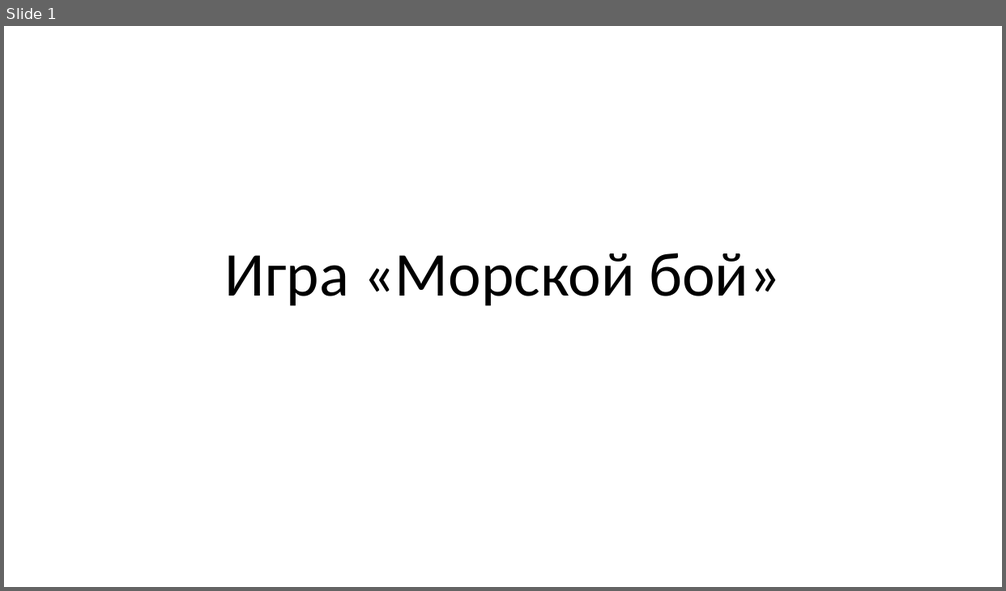
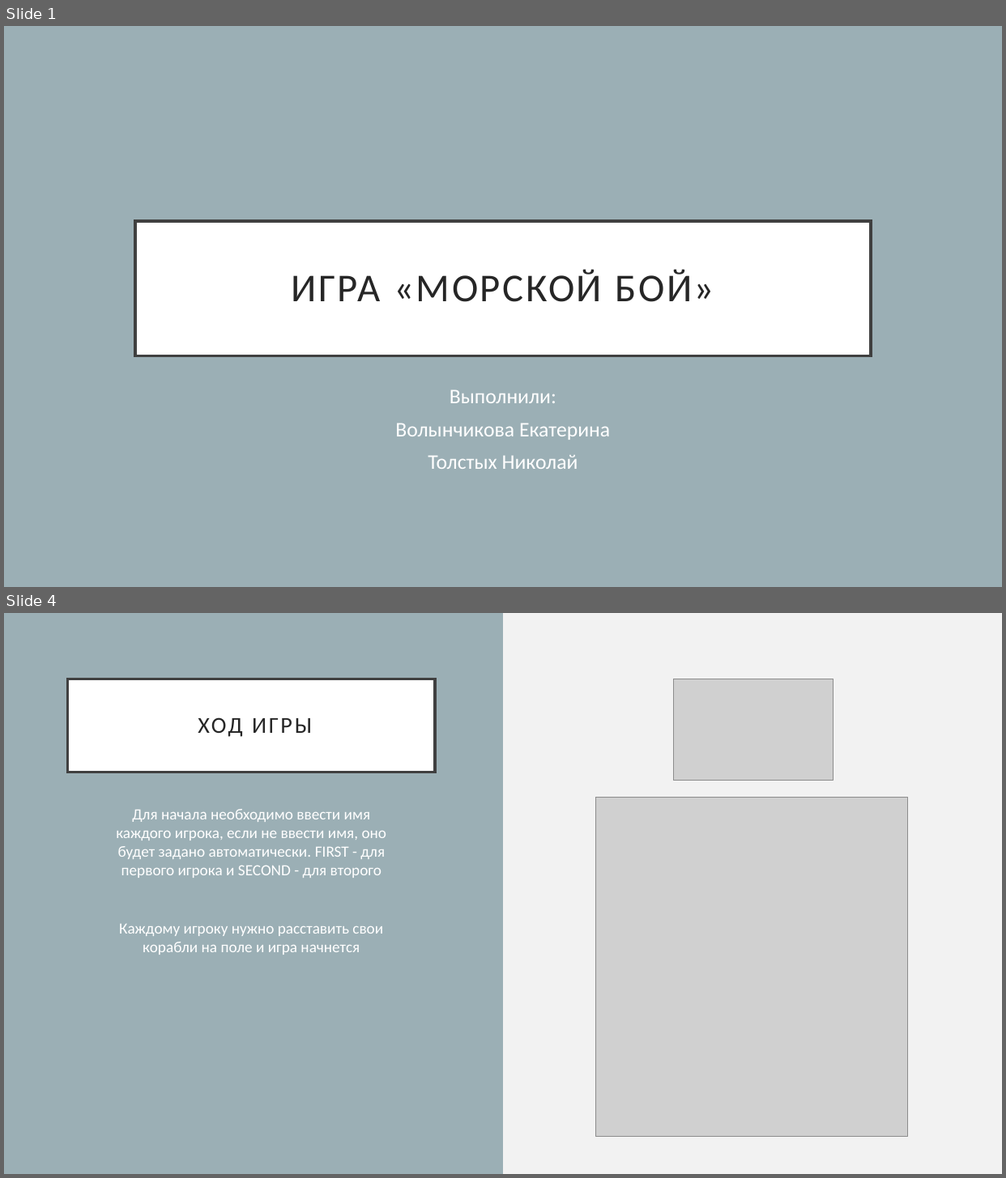
Before and after one commit to TheKolaysik/Game_MB, a slide deck: Igra_Morskoy_boy.pptx. Shown one above the other, each under a label of ours: slide 1 before the commit, slides 1 and 4 after it; the slides between them are not shown. The pictures are 1006x591 and 1006x1178 pixels, drawn with LibreOffice and Linux fonts; fonts in the diff are those of the drawing; grey boxes stand for pictures. Boxes give left, top, right and bottom in pixels: in the first picture for what was removed or moved away, otherwise in the second. Text is boxed around its words. In the diff, an @@ line names an element or a change of style, - is before the commit and + after.

```diff
--- a/Igra_Morskoy_boy.pptx
+++ b/Igra_Morskoy_boy.pptx
@@ slide 4 added at (4,613,1002,1174), background #F2F2F2 @@
@@ rectangle added at (4,613,503,1174), fill #9BAFB5 @@
@@ title added at (68,679,435,773), fill #FFFFFF, outline #404040 2.5 pt, 22 pt, text #262626 @@
+ХОД ИГРЫ
@@ picture added at (674,679,833,780) @@
@@ picture added at (596,797,908,1137) @@
@@ text added at (116,809,387,955), 15 pt, text #FFFFFF @@
+Для начала необходимо ввести имя каждого игрока, если не ввести имя, оно будет задано автоматически. FIRST - для первого игрока и SECOND - для второго
+Каждому игроку нужно расставить свои корабли на поле и игра начнется
@@ slide 1 changed as well @@
@@ background #FFFFFF to #9BAFB5 @@
@@ title "ИГРА «МОРСКОЙ БОЙ»": place and size @@
-title "ИГРА «МОРСКОЙ БОЙ»" at (225,253,781,306)
+title "ИГРА «МОРСКОЙ БОЙ»" at (135,221,871,356)
@@ title "ИГРА «МОРСКОЙ БОЙ»" at (135,221,871,356): vertical alignment bottom to middle; fill none to #FFFFFF; outline none to #404040 3 pt @@
@@ title at (291,269,714,302): text changed; size 60 to 38 pt; text colour #000000 to #262626 @@
-Игра «Морской бой»
+ИГРА «МОРСКОЙ БОЙ»
@@ subtitle added at (395,390,610,469), 20 pt, text #FFFFFF @@
+Выполнили:
+Волынчикова Екатерина
+Толстых Николай
```
Also in this commit, not shown: 4 other slides added, 2 slides removed.
